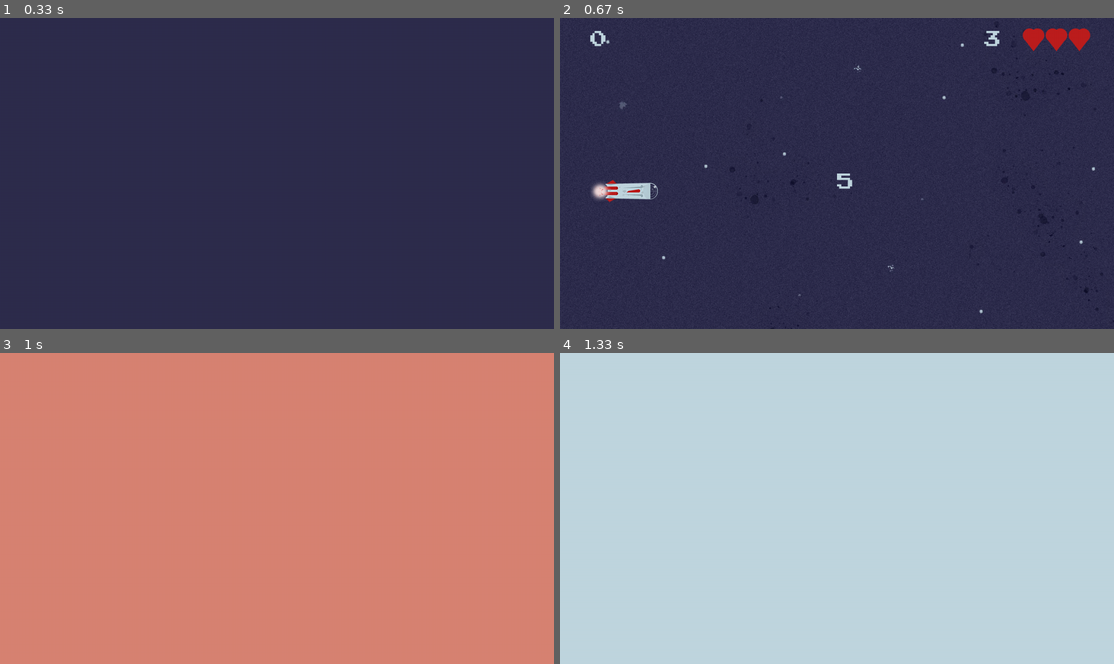
Above: before the commit, frames 1-4 (two rows, left to right).
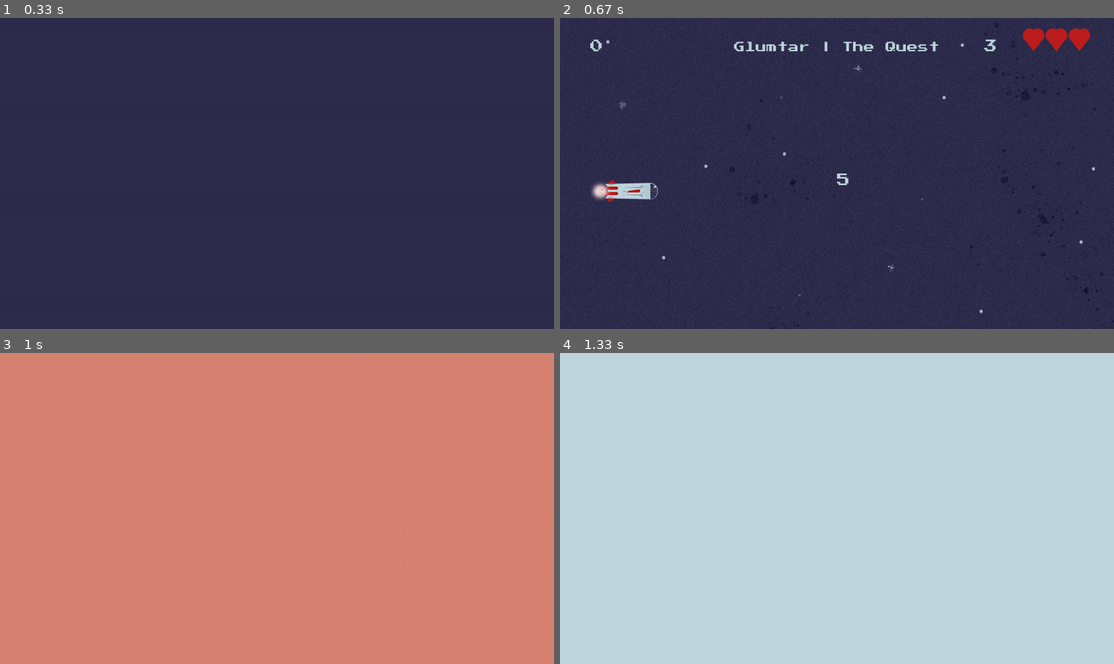
Above: after the commit, the same moments.

Repository: AdrianFSN/proyecto-final-pygame-quest
Game: pygame game, started from main.py
Same seed, same stepped clock (60 frames per second), same inputs: the game is played once before the commit and once after it.
Inputs:
- Up to frame 1 (0.33 s): no input
- Up to frame 2 (0.67 s): tap Space at 0.33 s
- Up to frame 3 (1 s): hold Up from 0.67 s (still down); tap Space at 0.73 s
- Up to frame 4 (1.33 s): tap Space at 1.03, 1.23 s; release Up at 1.13 s; hold Down from 1.17 s (still down)

Frame 1 is identical in both runs. In frame 2, 0.8% of the frame differs, in the area x 5-80%, y 4-55%; in frame 3, nothing differs; in frame 4, nothing differs.

Commit message:
feat: añado título al margen superior

Diff:
--- a/glumtar/__init__.py
+++ b/glumtar/__init__.py
@@ -8,25 +8,24 @@
 BLACK = (0, 0, 0)
 
 # Display settings
-MARGIN = 80
+TOP_MARGIN_LIMIT = 80
 WIDTH = 1280
 HEIGHT = 720
 FPS = 60
 DEFAULT_BG_SCROLL = 7200
 TIME_UNIT = FPS
+TITLE_MARGIN = 70
 
 # Fonts
 FONT = 'PressStart2P-Regular.ttf'
-FONT_SIZE = 40
+FONT_SIZE = 30
+TITLE_FONT_SIZE = 25
 
 # Entities settings
 METEO_OUTER_MARGIN = 150
-
-SCOREBOARD_HEIGHT = 30
 SCOREBOARD_MARGIN = 70
 
 LIVES = 3
-LIVES_HEIGHT = 30
 LIVES_MARGIN = 300
 
 # Triggers and countdowns times
--- a/glumtar/entities.py
+++ b/glumtar/entities.py
@@ -3,7 +3,7 @@
 
 import pygame
 
-from . import COLUMBIA_BLUE, FONT, FONT_SIZE, HEIGHT, LIVES, LIVES_HEIGHT, LIVES_MARGIN, MARGIN, METEO_OUTER_MARGIN, SCOREBOARD_HEIGHT, SCOREBOARD_MARGIN, WIDTH
+from . import COLUMBIA_BLUE, FONT, FONT_SIZE, HEIGHT, LIVES, LIVES_MARGIN, TOP_MARGIN_LIMIT, METEO_OUTER_MARGIN, SCOREBOARD_MARGIN, WIDTH
 
 
 class Ship(pygame.sprite.Sprite):
@@ -18,7 +18,7 @@
             'glumtar', 'resources', 'images', 'ship0_0.png')
         self.image = pygame.image.load(img_route)
         self.rect = self.image.get_rect(
-            midleft=(self.left_margin, (HEIGHT + MARGIN)/2))
+            midleft=(self.left_margin, (HEIGHT + TOP_MARGIN_LIMIT)/2))
 
     def reset_speed(self):
         self.pressed = pygame.key.get_pressed()
@@ -33,8 +33,8 @@
         if pressed[pygame.K_UP]:
             self.rect.y -= self.speed
             self.speed += self.speed_boost
-            if self.rect.top < MARGIN:
-                self.rect.top = MARGIN
+            if self.rect.top < TOP_MARGIN_LIMIT:
+                self.rect.top = TOP_MARGIN_LIMIT
         self.reset_speed()
         # print("Estoy en el update de la nave")
 
@@ -64,7 +64,7 @@
         self.speed = speed
         self.points = points
         self.positionX = posX
-        self.positionY = random.randint(MARGIN, HEIGHT)
+        self.positionY = random.randint(TOP_MARGIN_LIMIT, HEIGHT)
         self.assing_family()
 
     def assing_family(self):
@@ -89,8 +89,8 @@
         self.rect.x -= self.speed
         if self.rect.bottom > HEIGHT:
             self.rect.bottom = HEIGHT
-        elif self.rect.top < MARGIN:
-            self.rect.top = MARGIN
+        elif self.rect.top < TOP_MARGIN_LIMIT:
+            self.rect.top = TOP_MARGIN_LIMIT
 
 
 class Scoreboard:
@@ -111,7 +111,7 @@
         scoreboard_text = self.font_style.render(
             score_string, True, COLUMBIA_BLUE)
         pointsX = SCOREBOARD_MARGIN
-        pointsY = SCOREBOARD_HEIGHT
+        pointsY = TOP_MARGIN_LIMIT - FONT_SIZE
         screen.blit(scoreboard_text, (pointsX, pointsY))
 
 
@@ -123,9 +123,9 @@
         self.font_style = pygame.font.Font(self.font_route, FONT_SIZE)
         self.available_lives = {}
         self.livesX = WIDTH - LIVES_MARGIN
-        self.livesY = LIVES_HEIGHT
+        self.livesY = TOP_MARGIN_LIMIT - FONT_SIZE
         self.heartsX = WIDTH - 50
-        self.heartsY = self.livesY + 20
+        self.heartsY = self.livesY
         self.decrease_lives = 1
 
         self.end_game = False
--- a/glumtar/scenes.py
+++ b/glumtar/scenes.py
@@ -2,7 +2,7 @@
 
 import pygame
 
-from . import BLACK, COLUMBIA_BLUE, CORAL_PINK, CORNELL_RED, COUNTDOWN_TIME, DEFAULT_BG_SCROLL, FPS, HEIGHT, LIVES, MARGIN, METEO_FREQUENCY_LEVEL1, ROBIN_EGG_BLUE, SPACE_CADET, TIME_UNIT, WIDTH
+from . import BLACK, COLUMBIA_BLUE, CORAL_PINK, CORNELL_RED, COUNTDOWN_TIME, DEFAULT_BG_SCROLL, FPS, FONT, FONT_SIZE, HEIGHT, LIVES, TOP_MARGIN_LIMIT, METEO_FREQUENCY_LEVEL1, ROBIN_EGG_BLUE, SPACE_CADET, TITLE_FONT_SIZE, TITLE_MARGIN, WIDTH
 from .entities import LivesCounter, Meteorite, Ship, Scoreboard
 from tools.timers_and_countdowns import Countdown, ScrollBG
 
@@ -79,6 +79,7 @@
             self.screen.fill(ROBIN_EGG_BLUE)
             self.paint_background(self.background_posX,
                                   self.background_posY, self.set_bg_scroll)
+            self.add_glumtar_title()
             for event in pygame.event.get():
                 if event.type == pygame.QUIT:
                     return True
@@ -104,8 +105,6 @@
                 if self.countdown.counter < self.countdown.stop:
                     countdown_active = False
                     self.countdown.reset_countdown()
-                print("He iniciado la cuenta atrás",
-                      self.countdown.counter)
 
             # if self.lives_counter.lives_value in range(1, LIVES+1):
             # if not trigger_ship:
@@ -182,6 +181,21 @@
                 self.countdown_stop = False
             return self.countdown_stop
 
+    def add_glumtar_title(self):
+        self.title = "Glumtar | The Quest"
+
+        font = FONT
+        self.font_route = os.path.join('glumtar', 'resources', 'fonts', font)
+        self.font_style = pygame.font.Font(self.font_route, TITLE_FONT_SIZE)
+        self.pos_X = (WIDTH - ((len(self.title)*TITLE_FONT_SIZE)))/2
+        self.pos_Y = TOP_MARGIN_LIMIT - TITLE_FONT_SIZE
+
+        title_render = self.font_style.render(
+            self.title, True, COLUMBIA_BLUE)
+        self.screen.blit(
+            title_render, (self.pos_X, self.pos_Y))
+        print(len(self.title))
+
 
 class ResolveLevel1(Scene):
     def __init__(self, screen):
